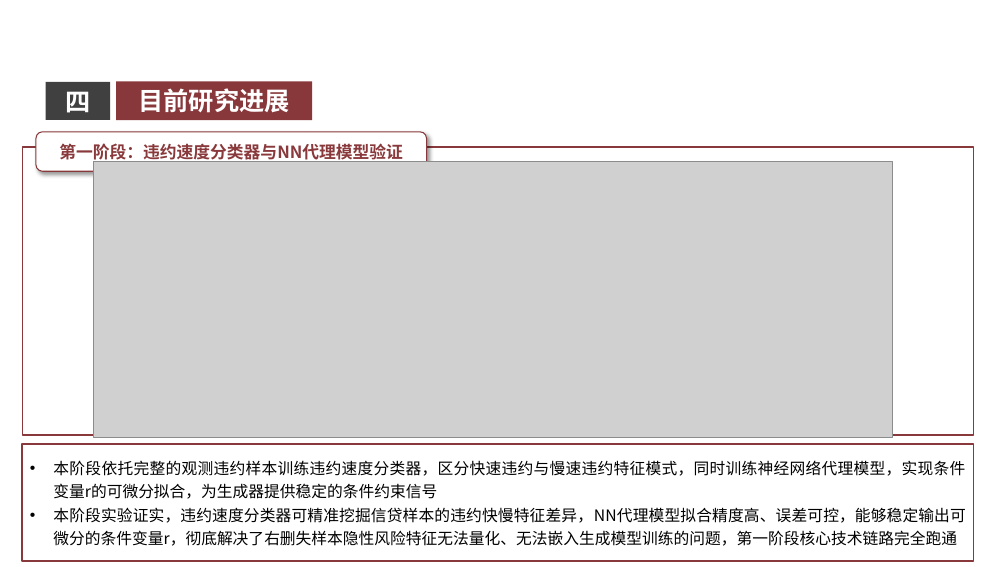
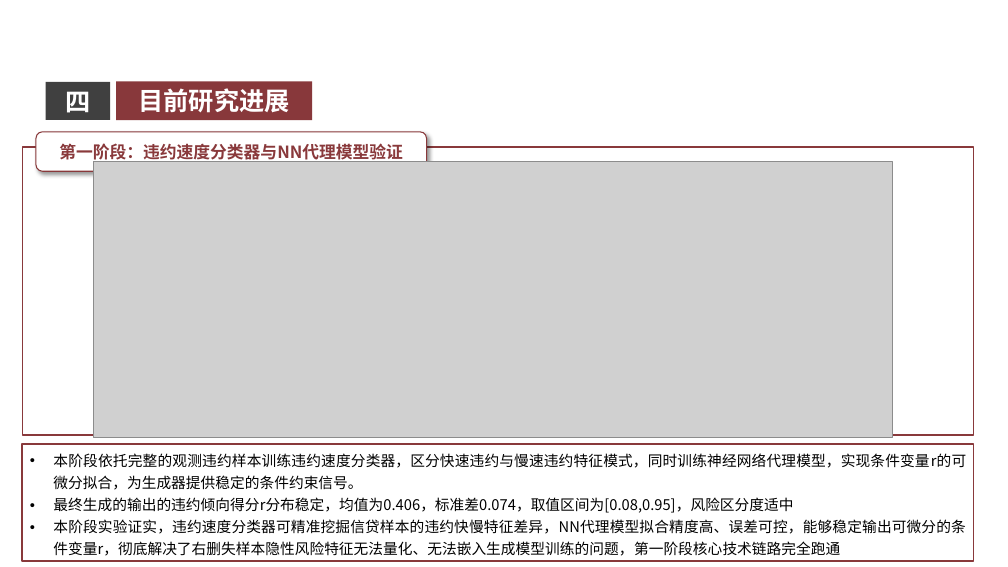
Before and after one commit to Vincent-yw-tech/jyw_paper, a slide deck: slide 10 of 开题/蒋奕文_开题答辩.pptx. Drawn at 1008x567 pixels with LibreOffice and Linux fonts; fonts in the diff are those of the drawing; grey boxes stand for pictures; background and template pictures are left out. Boxes give left, top, right and bottom in pixels: in the first picture for what was removed or moved away, otherwise in the second. Text is boxed around its words. In the diff, an @@ line names an element or a change of style, - is before the commit and + after.

```diff
--- a/开题/蒋奕文_开题答辩.pptx
+++ b/开题/蒋奕文_开题答辩.pptx
@@ text at <box>53,453,966,513</box>: text changed; size 15 to 14 pt @@
-• 本阶段依托完整的观测违约样本训练违约速度分类器，区分快速违约与慢速违约特征模式，同时训练神经网络代理模型，实现条件变量r的可微分拟合，为生成器提供稳定的条件约束信号
+• 本阶段依托完整的观测违约样本训练违约速度分类器，区分快速违约与慢速违约特征模式，同时训练神经网络代理模型，实现条件变量r的可微分拟合，为生成器提供稳定的条件约束信号。
+• 最终生成的输出的违约倾向得分r分布稳定，均值为0.406，标准差0.074，取值区间为[0.08,0.95]，风险区分度适中
@@ text at <box>53,519,965,556</box>: size 15 to 14 pt in "本阶段实验证实，违约速度分类器可精准挖掘信贷样本的违约快慢特征差异，NN代理模型拟合精度高、误差可控，能够稳定输出可微分 ..." @@
```
Also in this commit, not shown: 4 other slides changed, 12 other files.
